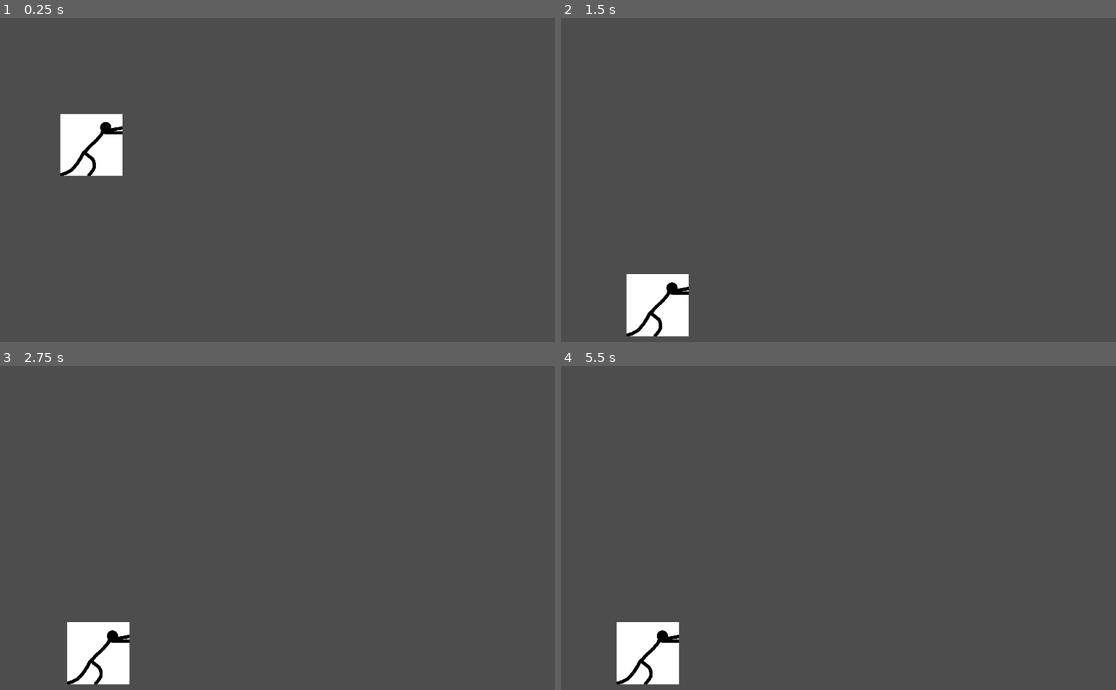
Above: before the commit, frames 1-4 (two rows, left to right).
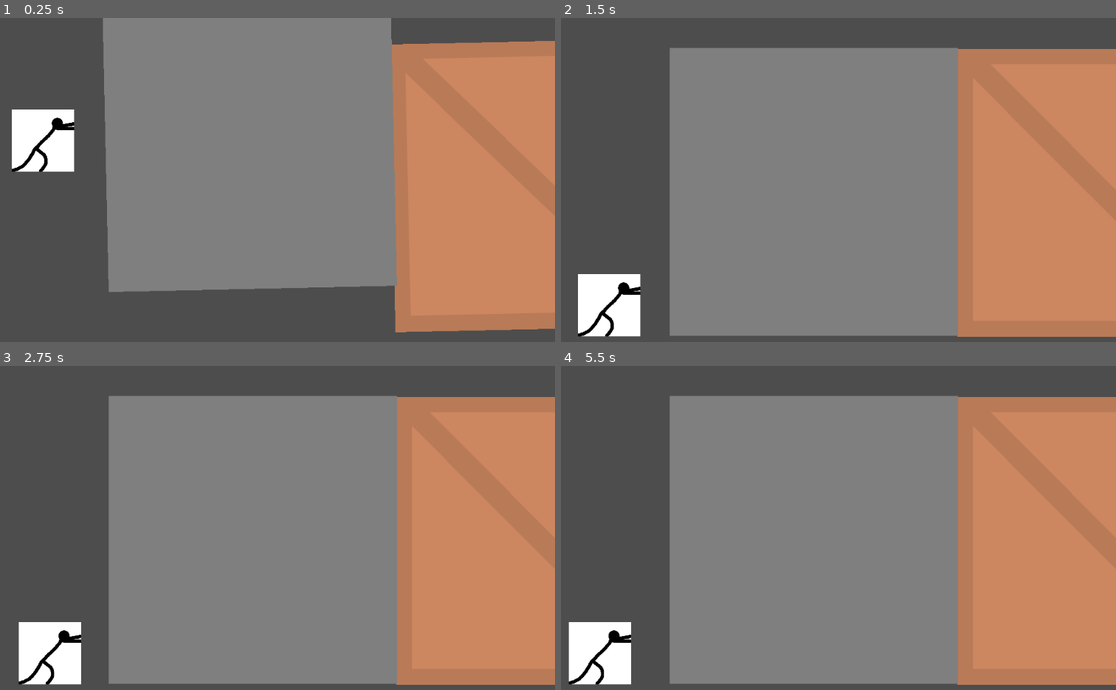
Above: after the commit, the same moments.

Repository: oleksandrkushnir1/lan-party-24-25
Game: Godot game, scene res://Scene/minigioco.tscn
Two runs of this game, one before a commit and one after it. Both use one fixed random seed, a clock stepped at 60 frames per second and the inputs below.
Inputs:
- Up to frame 1 (0.25 s): no input
- Up to frame 2 (1.5 s): hold D (Destra) 0.53-1.28 s; hold A (Sinistra) from 1.28 s (still down)
- Up to frame 3 (2.75 s): release A (Sinistra) at 2.03 s; hold D (Destra) from 2.03 s (still down)
- Up to frame 4 (5.5 s): release D (Destra) at 3.53 s; hold A (Sinistra) from 3.53 s (still down)

The runs differ from the first frame. In frame 1, 72% of the frame differs, in the area x 2-100%, y 0-98%; in frame 2, 74%; in frame 3, 74%; in frame 4, 75%, in the area x 1-100%, y 9-99%.

Commit message:
casseIntrodotte

Diff:
--- /dev/null
+++ b/minigioco-di-fisica/Scene/cassa_di_legno.tscn
@@ -0,0 +1,17 @@
+[gd_scene load_steps=3 format=3 uid="uid://dcuq1eu6y1otj"]
+
+[ext_resource type="Texture2D" uid="uid://h3mxwkwksdmv" path="res://Assets/CassaDiLegno(temp).png" id="1_w7600"]
+
+[sub_resource type="RectangleShape2D" id="RectangleShape2D_568fp"]
+size = Vector2(497, 500)
+
+[node name="Cassa di legno" type="RigidBody2D"]
+metadata/_edit_group_ = true
+
+[node name="CassaDiLegno(temp)" type="Sprite2D" parent="."]
+position = Vector2(249, 250)
+texture = ExtResource("1_w7600")
+
+[node name="CollisionShape2D" type="CollisionShape2D" parent="."]
+position = Vector2(249.5, 249)
+shape = SubResource("RectangleShape2D_568fp")
--- /dev/null
+++ b/minigioco-di-fisica/Scene/cassa_di_metallo.tscn
@@ -0,0 +1,17 @@
+[gd_scene load_steps=3 format=3 uid="uid://mux57v0khy3g"]
+
+[ext_resource type="Texture2D" uid="uid://c7ntx0hko3ej5" path="res://Assets/CassaDiMetallo(temp).png" id="1_gv8ng"]
+
+[sub_resource type="RectangleShape2D" id="RectangleShape2D_q13tw"]
+size = Vector2(498, 499)
+
+[node name="Cassa di metallo" type="RigidBody2D"]
+metadata/_edit_group_ = true
+
+[node name="CassaDiMetallo(temp)" type="Sprite2D" parent="."]
+position = Vector2(250, 249)
+texture = ExtResource("1_gv8ng")
+
+[node name="CollisionShape2D" type="CollisionShape2D" parent="."]
+position = Vector2(249, 250.5)
+shape = SubResource("RectangleShape2D_q13tw")
--- a/minigioco-di-fisica/Scene/minigioco.tscn
+++ b/minigioco-di-fisica/Scene/minigioco.tscn
@@ -1,6 +1,8 @@
-[gd_scene load_steps=3 format=3 uid="uid://xtd716pohaus"]
+[gd_scene load_steps=5 format=3 uid="uid://xtd716pohaus"]
 
 [ext_resource type="PackedScene" uid="uid://cnbpy7vs1c7gu" path="res://Scene/player.tscn" id="1_h4ygs"]
+[ext_resource type="PackedScene" uid="uid://dcuq1eu6y1otj" path="res://Scene/cassa_di_legno.tscn" id="2_fp5jy"]
+[ext_resource type="PackedScene" uid="uid://mux57v0khy3g" path="res://Scene/cassa_di_metallo.tscn" id="3_ua0s2"]
 
 [sub_resource type="WorldBoundaryShape2D" id="WorldBoundaryShape2D_qihh5"]
 
@@ -25,3 +27,9 @@
 
 [node name="CollisionShape2D" type="CollisionShape2D" parent="Pavimento"]
 shape = SubResource("WorldBoundaryShape2D_qihh5")
+
+[node name="Cassa di legno" parent="." instance=ExtResource("2_fp5jy")]
+position = Vector2(471, 2)
+
+[node name="Cassa di metallo" parent="." instance=ExtResource("3_ua0s2")]
+position = Vector2(337, -62)
